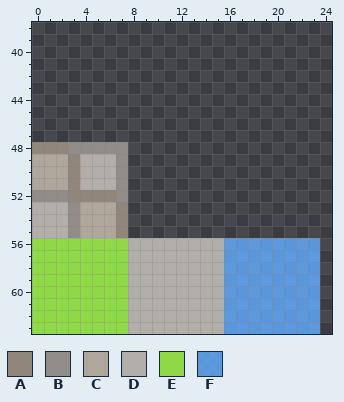
Pixel-art sprite, stored at Assets/Resources/tileset.png. This is how it looked before the edit.
The file is 64x64 pixels. Colours within 5 levels of each other are drawn and written as one. Shown: x 0..24, y 38..63.
Palette (. is transparent): A #90867a  B #908d88  C #b0a79c  D #b2afab  E #8fd846  F #62adffcd
New version:
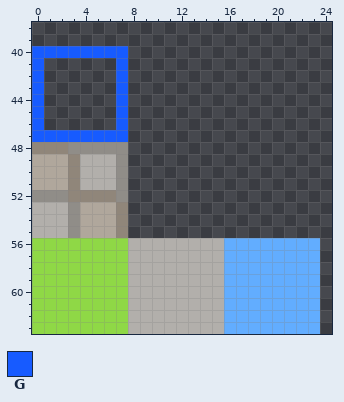
Colours new in this view: G #175bff
Change:
colour F: #62adffcd -> #62adff
y 40: x 0..7 ........ -> GGGGGGGG
y 41..46: x 0 . -> G; x 7 . -> G
y 47: x 0..7 ........ -> GGGGGGGG
Pixel boxes of the changes (left, top, right, bottom) in both pictures:
added: (32, 46, 128, 142)
changed: (224, 238, 320, 334)
